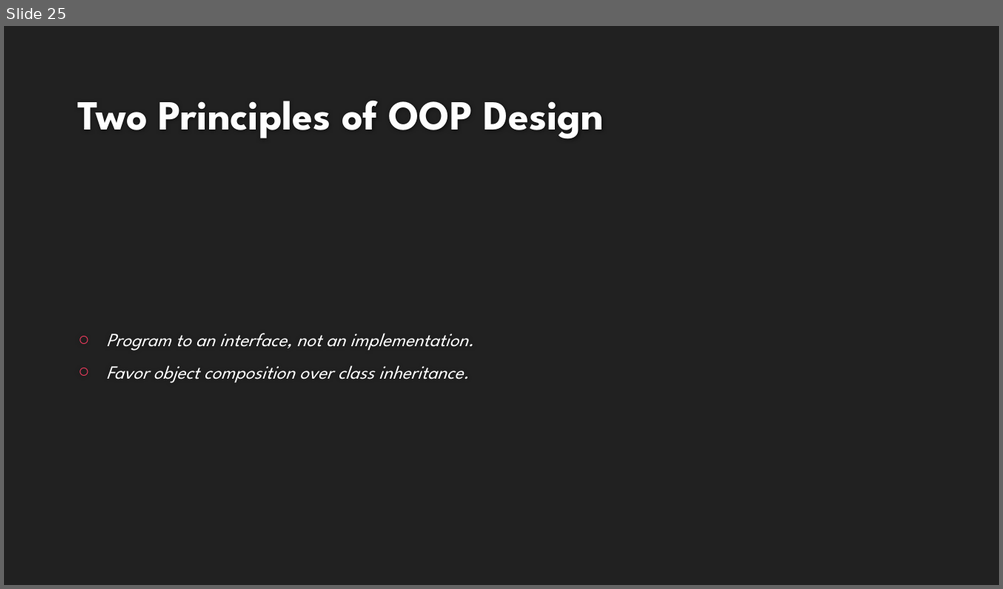
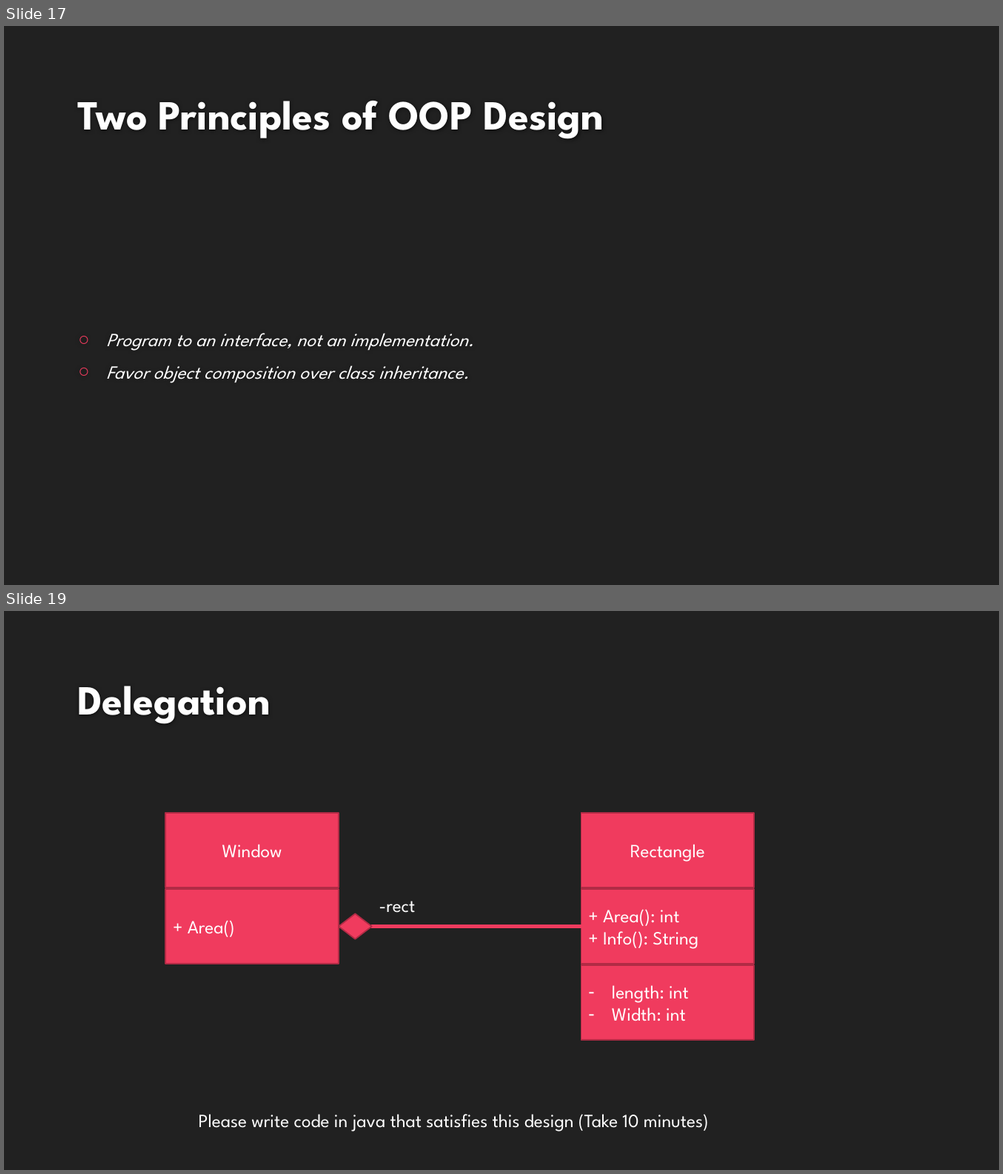
Before and after one commit to umairazfar/Software-Engineering, a slide deck: Slides/Design Patterns.pptx. Shown one above the other, each under a label of ours: slide 25 before the commit, slides 17 and 19 after it; the slides between them are not shown. The pictures are 1003x589 and 1003x1174 pixels, drawn with LibreOffice and Linux fonts; fonts in the diff are those of the drawing; background and template pictures are left out. Boxes give left, top, right and bottom in pixels: in the first picture for what was removed or moved away, otherwise in the second. Text is boxed around its words. In the diff, an @@ line names an element or a change of style, - is before the commit and + after.

Commit message:
Design patterns

```diff
--- a/Slides/Design Patterns.pptx
+++ b/Slides/Design Patterns.pptx
@@ slide 19 added at [4,611,999,1170], background #212121 @@
@@ title added at [77,686,270,724], 40 pt, text #FEFEFE, bold @@
+Delegation
@@ rectangle added at [165,813,338,888], fill #F03B5E, outline #B22C46 1.25 pt, 18 pt, text #FFFFFF @@
+Window
@@ rectangle added at [580,813,754,888], fill #F03B5E, outline #B22C46 1.25 pt, 18 pt, text #FFFFFF @@
+Rectangle
@@ rectangle added at [165,889,338,964], fill #F03B5E, outline #B22C46 1.25 pt, 18 pt, text #FFFFFF @@
++ Area()
@@ rectangle added at [580,889,754,964], fill #F03B5E, outline #B22C46 1.25 pt, 18 pt, text #FFFFFF @@
++ Area(): int
++ Info(): String
@@ diamond added at [338,914,371,940], fill #F03B5E, outline #B22C46 1.25 pt @@
@@ text added at [379,901,415,913], 18 pt, text #FFFFFF @@
+-rect
@@ line added from (372, 926) to (580, 926), #F03B5E 3 pt @@
@@ rectangle added at [580,965,754,1040], fill #F03B5E, outline #B22C46 1.25 pt, 18 pt, text #FFFFFF @@
+– length: int
+– Width: int
@@ text added at [199,1114,708,1132], 18 pt, text #FFFFFF @@
+Please write code in java that satisfies this design (Take 10 minutes)
@@ what was slide 25 is now slide 17 @@
```
Also in this commit, not shown: 6 slides changed, 11 other slides added, 5 slides removed, 2 other files.
